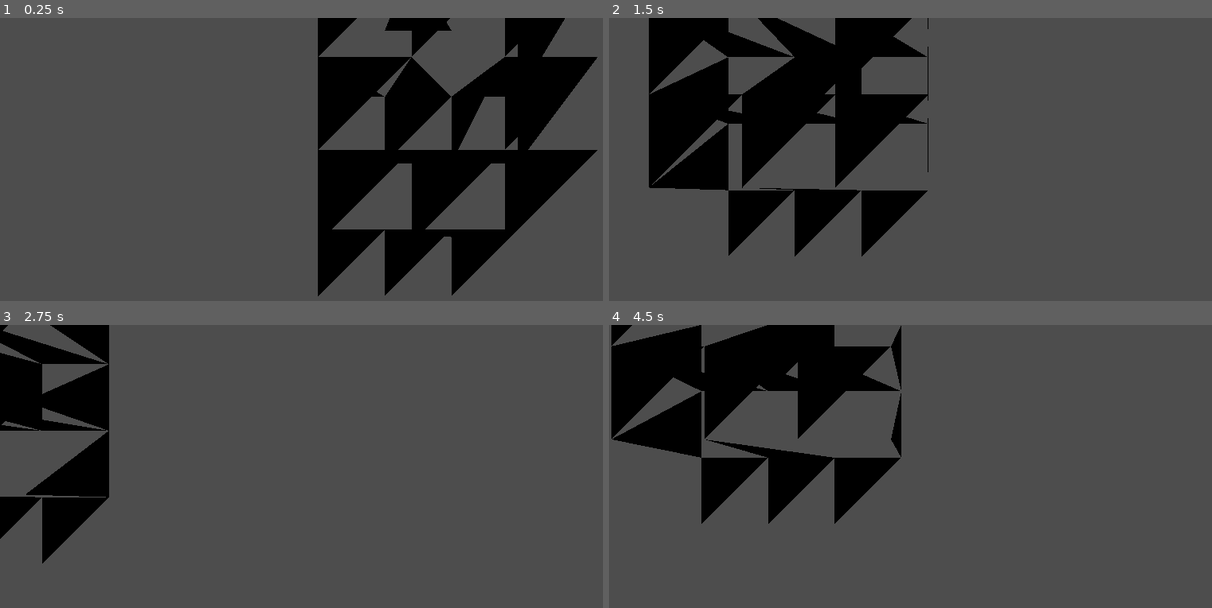
Above: before the commit, frames 1-4 (two rows, left to right).
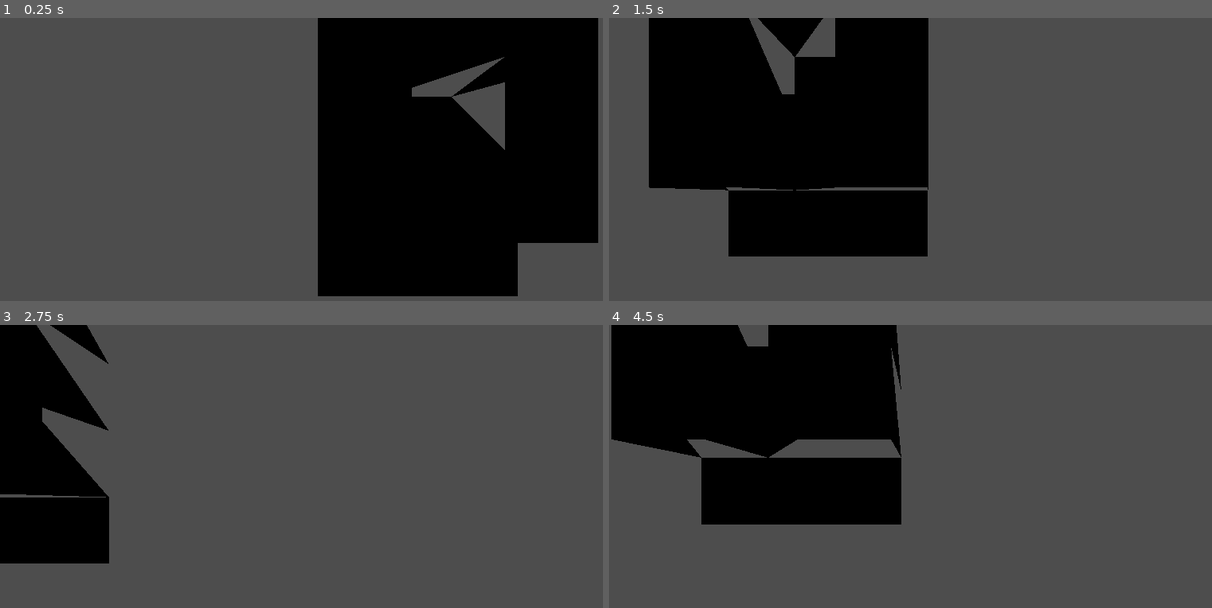
Above: after the commit, the same moments.

Repository: jpw1991/godot-test
Game: Godot game, scene res://root.tscn
Two runs of this game, one before a commit and one after it. Both use one fixed random seed, a clock stepped at 60 frames per second and the inputs below.
Inputs (mouse positions are in pixels of both pictures, inside the frame that each line leads up to):
- Up to frame 1 (0.25 s): no input
- Up to frame 2 (1.5 s): tap Enter at 0.5 s; move the mouse to (1067, 179) at 0.52 s; hold D 0.53-1.25 s; tap Q at 0.6 s; click (1067, 179) at 0.67 s; drag from (801, 213) to (892, 267) at 1.27 s
- Up to frame 3 (2.75 s): tap Space at 2 s; move the mouse to (379, 424) at 2.02 s; hold D from 2.03 s (still down); tap Shift at 2.1 s
- Up to frame 4 (4.5 s): release D at 2.75 s; drag from (892, 574) to (735, 449) at 2.77 s; tap Enter at 3.5 s; move the mouse to (1115, 557) at 3.52 s; hold A 3.53-4.25 s; tap Q at 3.6 s; drag from (735, 449) to (832, 415) at 4.27 s

The runs differ from the first frame. In frame 1, 20% of the frame differs, in the area x 52-100%, y 0-99%; in frame 2, 14%; in frame 3, 7.4%; in frame 4, 12%.

Commit message:
some progress

Diff:
--- a/root.gd
+++ b/root.gd
@@ -60,11 +60,11 @@
 			var tile = tiles_2d[y][x]
 			var position = Vector3(tile.x, tile.height(), tile.y)
 
-			# to do: order should be top left, top right, bottom left, bottom right
-
-			result.add_triangle_fan([position + TOP_LEFT, position + TOP_RIGHT,
-				position + BOTTOM_LEFT, position + BOTTOM_RIGHT],
-				[TOP_LEFT_UV, TOP_RIGHT_UV, BOTTOM_LEFT_UV, BOTTOM_RIGHT_UV],
+			# order should be counter-clockwise
+
+			result.add_triangle_fan([position + BOTTOM_LEFT, position + BOTTOM_RIGHT,
+				position + TOP_RIGHT, position + TOP_LEFT],
+				[BOTTOM_LEFT_UV, BOTTOM_RIGHT_UV, TOP_RIGHT_UV, TOP_LEFT_UV],
 				[], [], [Vector3.UP, Vector3.UP, Vector3.UP, Vector3.UP])
 
 			# West wall
@@ -74,11 +74,16 @@
 				var max_height = tile.height()
 
 				result.add_triangle_fan([Vector3(position.x, min_height, position.z),
+					Vector3(position.x, min_height, position.z - 1),
 					Vector3(position.x, max_height, position.z),
-					Vector3(position.x, min_height, position.z - 1),
 					Vector3(position.x, max_height, position.z - 1)],
-					[TOP_LEFT_UV, TOP_RIGHT_UV, BOTTOM_LEFT_UV, BOTTOM_RIGHT_UV],
+					[BOTTOM_LEFT_UV, BOTTOM_RIGHT_UV, TOP_RIGHT_UV, TOP_LEFT_UV],
 				[], [], [Vector3.LEFT, Vector3.LEFT, Vector3.LEFT, Vector3.LEFT])
+
+#				vertices.append(Vector3(position.x, min_height, position.z))
+#				vertices.append(Vector3(position.x, min_height, position.z - 1))
+#				vertices.append(Vector3(position.x, max_height, position.z))
+#				vertices.append(Vector3(position.x, max_height, position.z - 1))
 
 			# East wall
 			if x == tiles_2d[y].size() - 1 or tiles_2d[y][x+1].height() < tile.height():
@@ -87,11 +92,16 @@
 				var max_height = tile.height()
 
 				result.add_triangle_fan([Vector3(position.x + 1, min_height, position.z),
+					Vector3(position.x + 1, min_height, position.z - 1),
 					Vector3(position.x + 1, max_height, position.z),
-					Vector3(position.x + 1, min_height, position.z - 1),
 					Vector3(position.x + 1, max_height, position.z - 1)],
-					[TOP_LEFT_UV, TOP_RIGHT_UV, BOTTOM_LEFT_UV, BOTTOM_RIGHT_UV],
+					[BOTTOM_LEFT_UV, BOTTOM_RIGHT_UV, TOP_RIGHT_UV, TOP_LEFT_UV],
 				[], [], [Vector3.RIGHT, Vector3.RIGHT, Vector3.RIGHT, Vector3.RIGHT])
+
+#				vertices.append(Vector3(position.x + 1, min_height, position.z))
+#				vertices.append(Vector3(position.x + 1, min_height, position.z - 1))
+#				vertices.append(Vector3(position.x + 1, max_height, position.z))
+#				vertices.append(Vector3(position.x + 1, max_height, position.z - 1))
 
 			# South wall
 			if y == 0 or tiles_2d[y-1][x].height() < tile.height():
@@ -100,11 +110,16 @@
 				var max_height = tile.height()
 
 				result.add_triangle_fan([Vector3(position.x, min_height, position.z),
+					Vector3(position.x + 1, min_height, position.z),
 					Vector3(position.x, max_height, position.z),
-					Vector3(position.x + 1, min_height, position.z),
 					Vector3(position.x + 1, max_height, position.z)],
-					[TOP_LEFT_UV, TOP_RIGHT_UV, BOTTOM_LEFT_UV, BOTTOM_RIGHT_UV],
+					[BOTTOM_LEFT_UV, BOTTOM_RIGHT_UV, TOP_RIGHT_UV, TOP_LEFT_UV],
 				[], [], [Vector3.BACK, Vector3.BACK, Vector3.BACK, Vector3.BACK])
+
+#				vertices.append(Vector3(position.x, min_height, position.z))
+#				vertices.append(Vector3(position.x + 1, min_height, position.z))
+#				vertices.append(Vector3(position.x, max_height, position.z))
+#				vertices.append(Vector3(position.x + 1, max_height, position.z))
 
 			# North wall
 			if y == tiles_2d.size()- 1 or tiles_2d[y+1][x].height() < tile.height():
@@ -113,11 +128,16 @@
 				var max_height = tile.height()
 
 				result.add_triangle_fan([Vector3(position.x, min_height, position.z - 1),
+					Vector3(position.x + 1, min_height, position.z - 1),
 					Vector3(position.x, max_height, position.z - 1),
-					Vector3(position.x + 1, min_height, position.z - 1),
 					Vector3(position.x + 1, max_height, position.z - 1)],
-					[TOP_LEFT_UV, TOP_RIGHT_UV, BOTTOM_LEFT_UV, BOTTOM_RIGHT_UV],
+					[BOTTOM_LEFT_UV, BOTTOM_RIGHT_UV, TOP_RIGHT_UV, TOP_LEFT_UV],
 				[], [], [Vector3.FORWARD, Vector3.FORWARD, Vector3.FORWARD, Vector3.FORWARD])
+
+#				vertices.append(Vector3(position.x, min_height, position.z - 1))
+#				vertices.append(Vector3(position.x + 1, min_height, position.z - 1))
+#				vertices.append(Vector3(position.x, max_height, position.z - 1))
+#				vertices.append(Vector3(position.x + 1, max_height, position.z - 1))
 
 	return result
 
